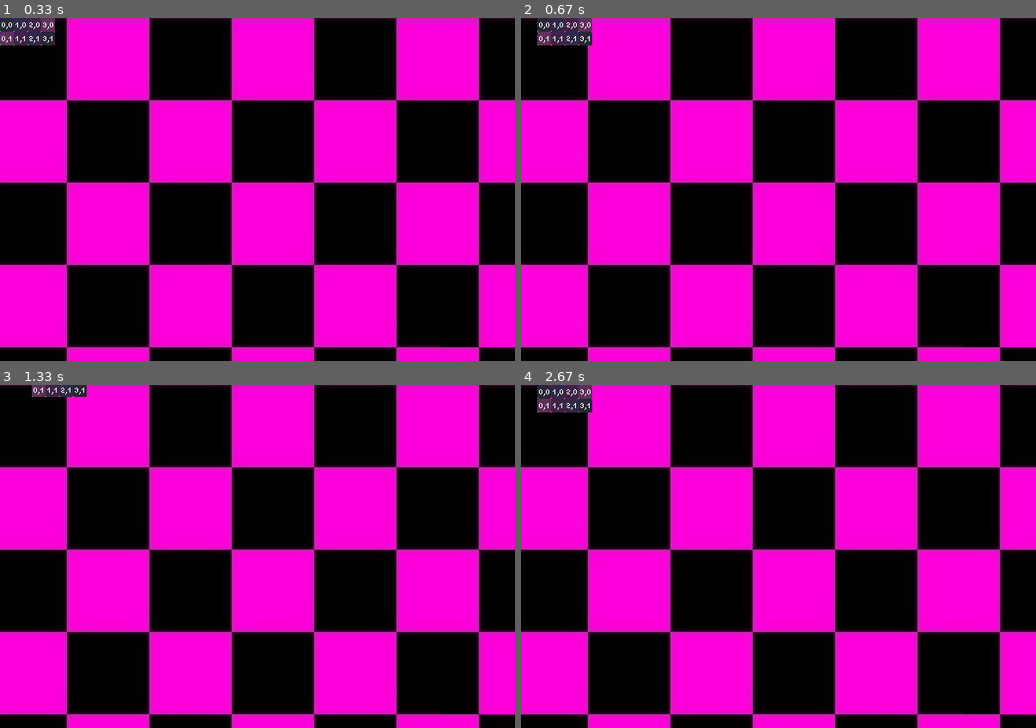
Above: before the commit, frames 1-4 (two rows, left to right).
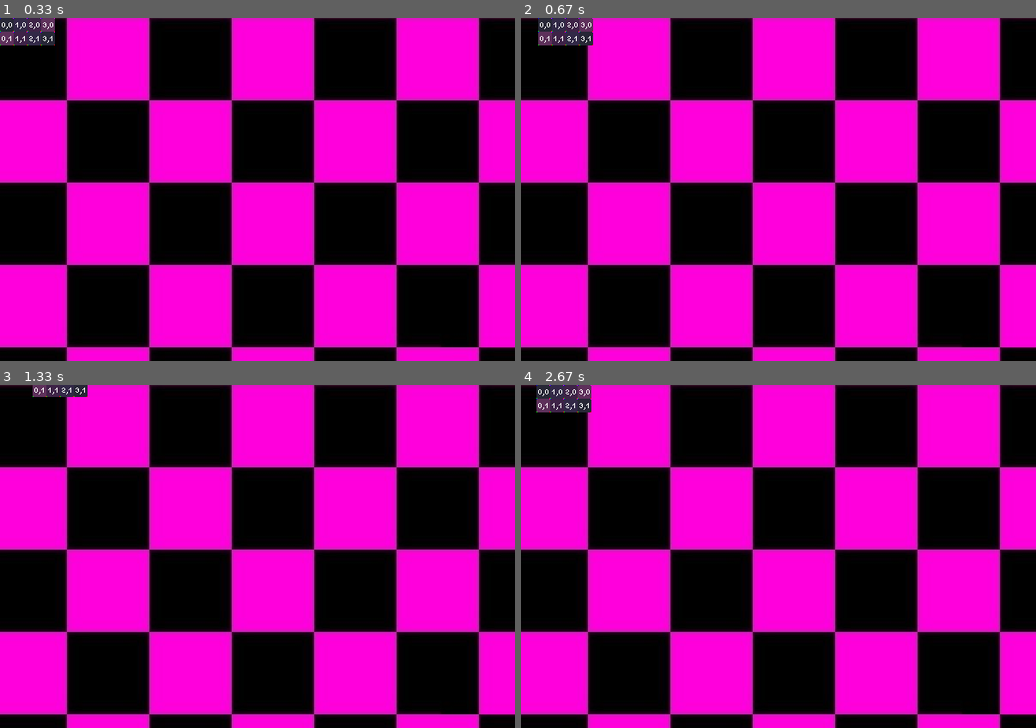
Above: after the commit, the same moments.

Repository: BarbosaNath/Python-Projects
Game: pygame game, started from GTA Clone/main.py
Two runs of this game, one before a commit and one after it. Both use one fixed random seed, a clock stepped at 60 frames per second and the inputs below.
Inputs:
- Up to frame 1 (0.33 s): no input
- Up to frame 2 (0.67 s): hold Right from 0.33 s (still down)
- Up to frame 3 (1.33 s): release Right at 0.8 s; hold Up 0.83-1.13 s; hold Right from 1.17 s (still down)
- Up to frame 4 (2.67 s): release Right at 1.63 s; hold Left 1.67-2.2 s; hold Down 2.23-2.53 s; hold Left from 2.57 s (still down)

Frame 1 is identical in both runs. In frame 2, 0.2% of the frame differs, in the area x 3-14%, y 0-8%; in frame 3, less than 0.1%; in frame 4, 0.2%.

Commit message:
Code clean up

Diff:
--- a/GTA Clone/entity.py
+++ b/GTA Clone/entity.py
@@ -1,6 +1,5 @@
 from globals import pygame
 from spritesheet import SpriteSheet
-import os
 
 class Entity(pygame.sprite.Sprite):
     def __init__(self, position, size, image_path):
@@ -11,10 +10,10 @@
         # TODO: add a SpriteSheet to an entity
         self.sprite_sheet = SpriteSheet(image_path,size)
 
-        self.spd   = 1# speed
-        self.dir   = (0,0)# direction list
-        self.position   = position  # position array
-        self.accel = self.dir * self.spd # acceleration array
+        self.spd      = 1        # speed
+        self.dir      = (0,0)    # direction list
+        self.position = position # position array
+        self.accel    = self.dir * self.spd # acceleration array
 
 
     def move(self):
@@ -24,9 +23,6 @@
     def collide(self):
         pass
     def update(self):
-        os.system("cls")
-        print(self.dir)
-        print(self.position)
         pass
     def render(self):
         pass
--- a/GTA Clone/main.py
+++ b/GTA Clone/main.py
@@ -1,6 +1,5 @@
 from globals import pygame
 from player  import Player
-# from spritesheet import SpriteSheet
 
 # GLOBALS
 SCREEN_SIZE = (600, 400)
@@ -11,13 +10,6 @@
 
 p = Player( ( 0,  0),  (16, 16), "Assets/Debug/sprite_sheet.png")
 
-# # DEBUGING VARIABLES
-#
-# test = SpriteSheet("Assets/Debug/sprite_sheet.png", (16, 16))
-# frames = test.get_frames()
-#
-# frame = 0
-# # END
 
 running = True
 while running:
@@ -25,23 +17,12 @@
         if event.type == pygame.QUIT:
             running = False
 
-        p.key_input(pygame.key.get_pressed())
-        # if event.type == pygame.KEYUP:
-        #     p.key_input(event.key, True)
-        # TODO: corrigir o bug de andar pra sempre
-    #     # DEBUGING KEYMAPS
-    #         frame += 1
-    #     # END
-    #
-    # # DEBUGING ACTIONS
-    # frame = frame % len(frames)
-    #
+
+    p.key_input(pygame.key.get_pressed())
+    p.update()
     SCREEN.blit(background, (0,0))
     SCREEN.blit(p.image, p.position)
-    # SCREEN.blit(frames[frame], (200,200))
-    # # END
 
-    p.update()
 
     pygame.display.update()
     clock.tick(60)
--- a/GTA Clone/player.py
+++ b/GTA Clone/player.py
@@ -20,6 +20,9 @@
         #Crawl
         #Slide
         #Dash
+        #Trip
+        #In cover
+        #picking itens
 
     def key_input(self, event, is_key_up = False):
         event = event
@@ -35,9 +38,6 @@
 
     def update(self):
         super().update()
-        # if self.dir != (0, 0):
-        #     self.state += 0b1
-        # else: self.state -= 0b1
 
         if abs(self.dir[0]) == 1 and abs(self.dir[1]) == 1:
             new_dir  = list(self.dir)
@@ -46,4 +46,3 @@
             self.dir = tuple(new_dir)
 
         self.move()
-        #self.dir = (0, 0)
